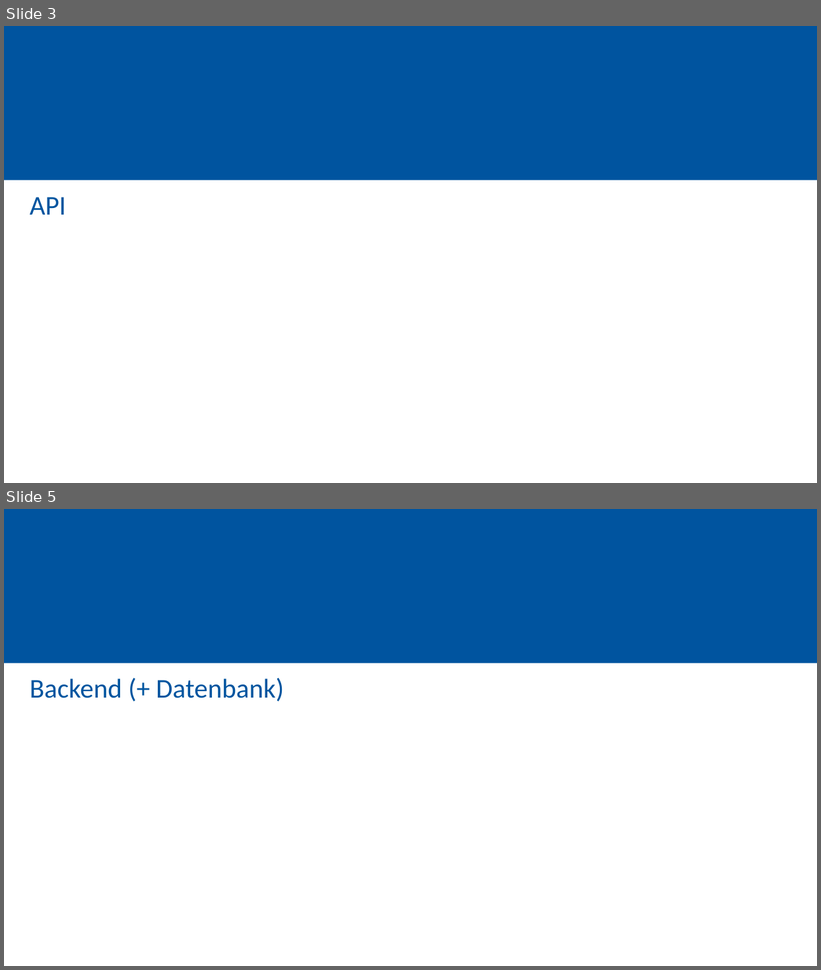
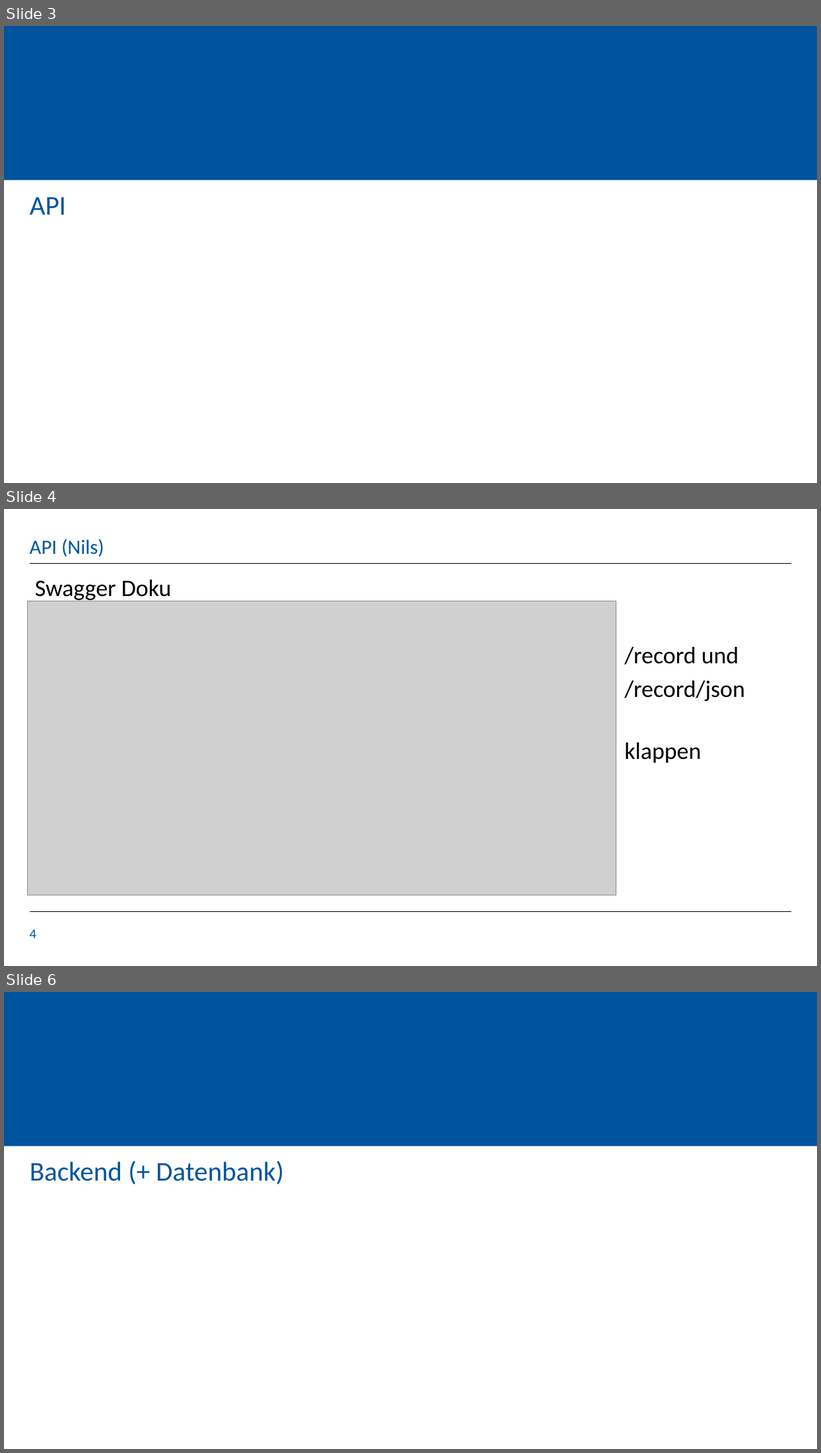
Before and after one commit to KaloyanT/gdis_test_suite, a slide deck: orga/Sprint_3_Presentation.pptx. Shown one above the other, each under a label of ours: slides 3 and 5 before the commit, slides 3, 4 and 6 after it; the slides between them are not shown. The pictures are 821x970 and 821x1453 pixels, drawn with LibreOffice and Linux fonts; fonts in the diff are those of the drawing; grey boxes stand for pictures; background and template pictures are left out. Boxes give left, top, right and bottom in pixels: in the first picture for what was removed or moved away, otherwise in the second. Text is boxed around its words. In the diff, an @@ line names an element or a change of style, - is before the commit and + after.

```diff
--- a/orga/Sprint_3_Presentation.pptx
+++ b/orga/Sprint_3_Presentation.pptx
@@ slide 4 added at (4, 509, 817, 966), background #FFFFFF @@
@@ title added at (30, 539, 104, 557), 24 pt, text #00549F @@
+API (Nils)
@@ line added from (30, 563) to (791, 563), #000000 0.5 pt @@
@@ text added at (35, 580, 745, 763), 28 pt, text #000000 @@
+  Swagger Doku
+  /record und
+  /record/json
+  klappen
@@ picture added at (28, 601, 616, 896) @@
@@ line added from (30, 912) to (791, 912), #000000 0.5 pt @@
@@ page number added at (30, 929, 36, 939), 16 pt, text #00549F @@
+4
@@ what was slide 5 is now slide 6 @@
```
Also in this commit, not shown: 1 other slide added, 1 slide removed.
